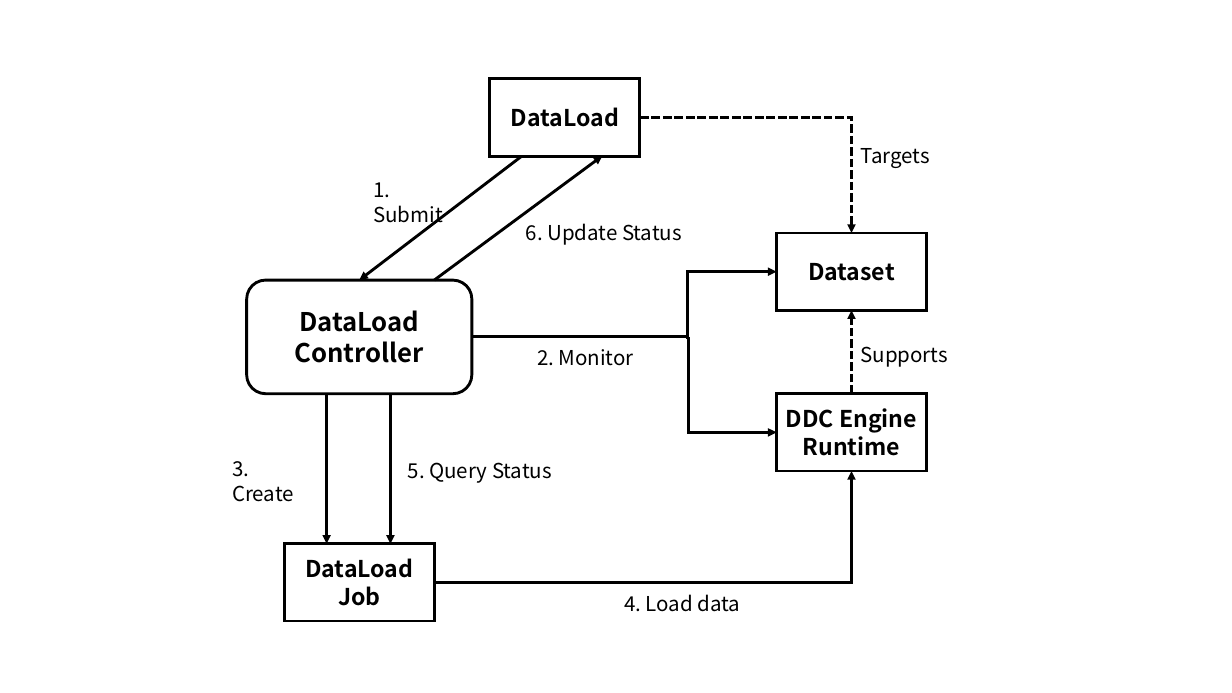
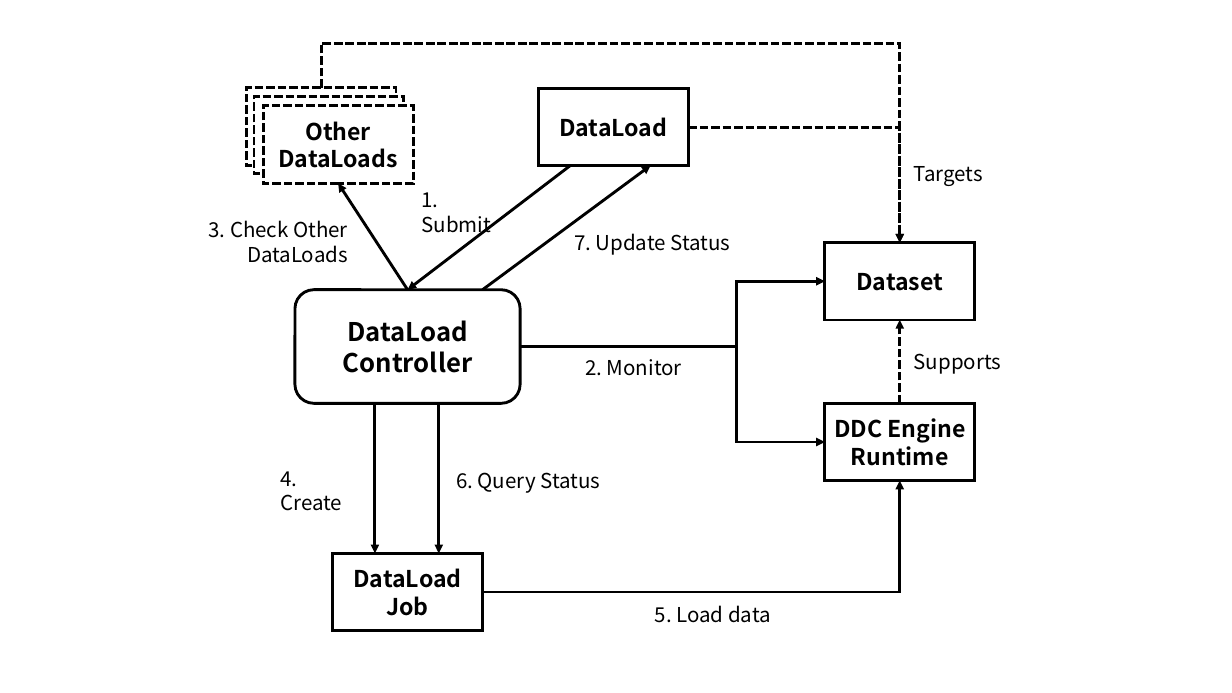
Before and after one commit to fluid-cloudnative/community, a slide deck: slide 1 of proposals/controller/v0.4.0_distributed_load/images_raw/dataload_workflow.pptx. Drawn at 1232x693 pixels with LibreOffice and Linux fonts; fonts in the diff are those of the drawing. Boxes give left, top, right and bottom in pixels: in the first picture for what was removed or moved away, otherwise in the second. Text is boxed around its words. In the diff, an @@ line names an element or a change of style, - is before the commit and + after.

```diff
--- a/proposals/controller/v0.4.0_distributed_load/images_raw/dataload_workflow.pptx
+++ b/proposals/controller/v0.4.0_distributed_load/images_raw/dataload_workflow.pptx
@@ elbow arrow added from (322, 88) to (900, 243), #000000 2.25 pt dashed @@
@@ rectangle added at bbox=[246, 88, 396, 165], fill #FFFFFF, outline #000000 2.25 pt dashed, 18 pt, text #000000, bold @@
+Other
+DataLoads
@@ rectangle added at bbox=[254, 96, 404, 174], fill #FFFFFF, outline #000000 2.25 pt dashed, 18 pt, text #000000, bold @@
+Other
+DataLoads
@@ rectangle added at bbox=[263, 106, 413, 184], fill #FFFFFF, outline #000000 2.25 pt dashed, 18 pt, text #000000, bold @@
+Other
+DataLoads
@@ text "Targets": place and size @@
-text "Targets" at bbox=[861, 148, 930, 168]
+text "Targets" at bbox=[914, 166, 983, 186]
@@ arrow added from (408, 290) to (338, 183), #000000 2.25 pt @@
@@ text added at bbox=[208, 220, 348, 263], 16 pt, text #000000 @@
+3. Check Other DataLoads
@@ text at bbox=[574, 233, 730, 255]: text changed @@
-6. Update Status
+7. Update Status
@@ text "Supports": place and size @@
-text "Supports" at bbox=[861, 346, 948, 367]
+text "Supports" at bbox=[914, 353, 1001, 374]
@@ 5 arrows, 4 rectangles, 4 elbow arrows, 2 texts, 1 rounded rectangle, 1 line: place and size @@
-5 arrows, 4 rectangles, 4 elbow arrows, 2 texts, 1 rounded rectangle, 1 line at bbox=[247, 79, 926, 621]
+5 arrows, 4 rectangles, 4 elbow arrows, 2 texts, 1 rounded rectangle, 1 line at bbox=[295, 89, 975, 631]
@@ text at bbox=[280, 471, 342, 511]: text changed @@
-3. Create
+4. Create
@@ text at bbox=[456, 472, 600, 493]: text changed @@
-5. Query Status
+6. Query Status
@@ text at bbox=[655, 605, 771, 623]: text changed @@
-4. Load data
+5. Load data
```
Also in this commit, not shown: 2 other files.
